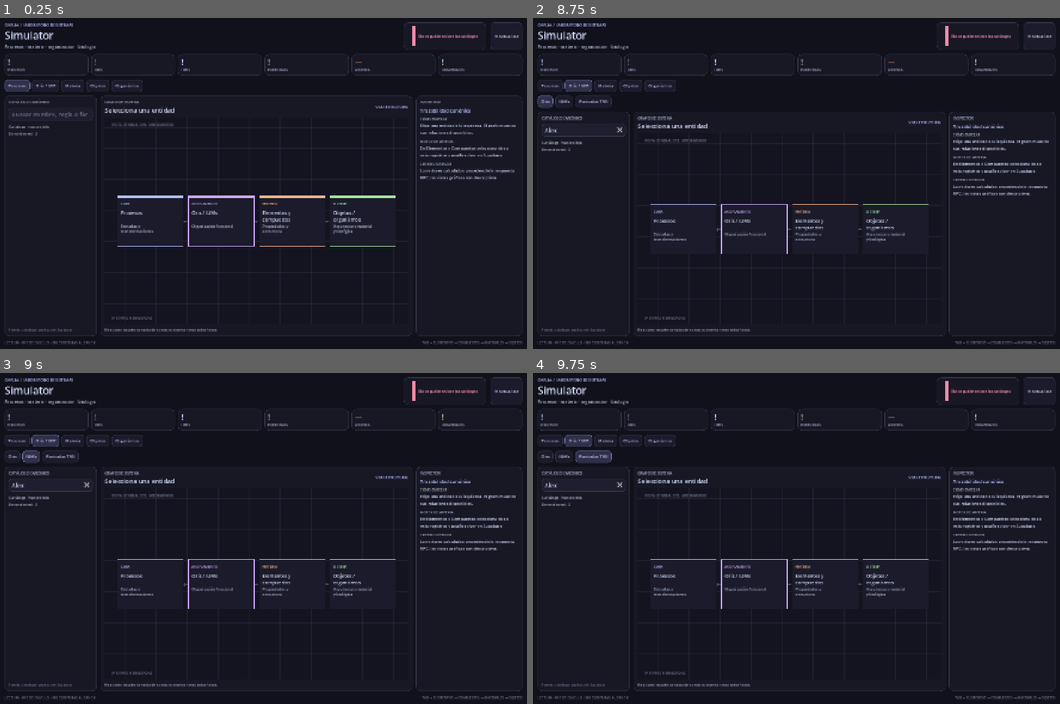
Above: before the commit, frames 1-4 (two rows, left to right).
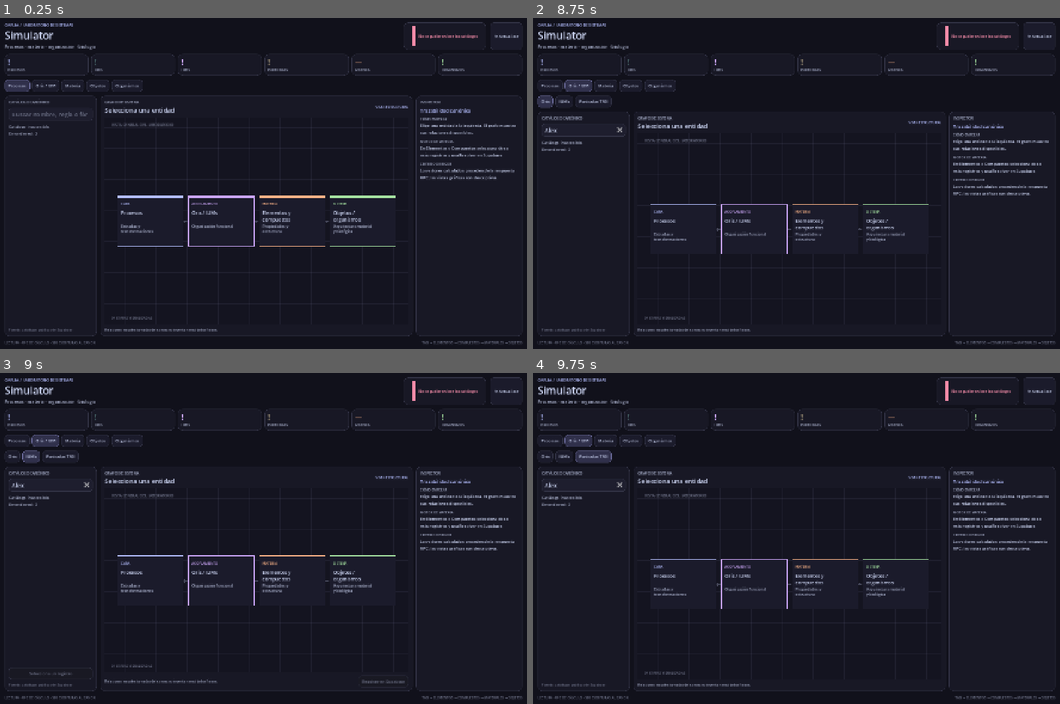
Above: after the commit, the same moments.

Repository: Franilover/Simulator
Game: Godot game, scene res://scenes/main.tscn
The game is run twice, just before and just after one commit, with the same random seed, the same clock (stepped at 60 frames per second) and the same inputs.
Inputs (mouse positions are in pixels of both pictures, inside the frame that each line leads up to):
- Up to frame 1 (0.25 s): no input
- Up to frame 2 (8.75 s): click (585, 113) at 0.52 s; type "Alex" at 0.6 s; click "↻ Actualizar" at 1.25 s; click "Procesos" at 2 s; click "Oris / IUM" at 2.75 s; click "Oris" at 3.5 s; click "Materia" at 4.25 s; click "Objetos" at 5 s; click "Organismos" at 5.75 s; click "↻ Actualizar" at 6.5 s; click "Procesos" at 7.25 s; click "Oris / IUM" at 8 s
- Up to frame 3 (9 s): click "IUMs" at 8.75 s
- Up to frame 4 (9.75 s): click "Partículas TASI" at 9.5 s

Frames 1-2 are identical in both runs. In frame 3, 1.9% of the frame differs, in the area x 1-78%, y 55-95%; in frame 4, nothing differs.

Commit message:
Add non-persistent IUM assembly and Eterium process lab

Diff:
--- a/scripts/simulator.gd
+++ b/scripts/simulator.gd
@@ -126,6 +126,14 @@
 var count_labels: Dictionary = {}
 var selection_button: Button
 var simulate_button: Button
+var process_lab_panel: PanelContainer
+var process_oris_option: OptionButton
+var process_time_model: OptionButton
+var process_k_input: SpinBox
+var process_duration_input: SpinBox
+var process_practice_input: SpinBox
+var process_context_input: TextEdit
+var process_run_button: Button
 var result_panel: PanelContainer
 var result_label: Label
 var graph_title: Label
@@ -292,6 +300,67 @@
 	simulate_button.visible = false
 	actions.add_child(simulate_button)
 
+	process_lab_panel = _panel()
+	process_lab_panel.visible = false
+	center.add_child(process_lab_panel)
+	var process_lab_content := VBoxContainer.new()
+	process_lab_content.add_theme_constant_override("separation", 6)
+	process_lab_panel.add_child(_with_margin(process_lab_content, 9))
+	process_lab_content.add_child(_label("RESOLVER PROCESO · DEMANDA DE ETERIUM", 9, TEAL))
+	var process_options := HBoxContainer.new()
+	process_options.add_theme_constant_override("separation", 7)
+	process_lab_content.add_child(process_options)
+	var oris_column := VBoxContainer.new()
+	oris_column.add_theme_constant_override("separation", 3)
+	oris_column.size_flags_horizontal = Control.SIZE_EXPAND_FILL
+	process_options.add_child(oris_column)
+	oris_column.add_child(_label("ORIS COMPATIBLE CON EL PROCESO", 9, MUTED))
+	process_oris_option = OptionButton.new()
+	process_oris_option.add_theme_stylebox_override("normal", _field_style())
+	process_oris_option.add_theme_color_override("font_color", TEXT_COLOR)
+	oris_column.add_child(process_oris_option)
+	var model_column := VBoxContainer.new()
+	model_column.add_theme_constant_override("separation", 3)
+	model_column.custom_minimum_size.x = 150
+	process_options.add_child(model_column)
+	model_column.add_child(_label("MODELO TEMPORAL", 9, MUTED))
+	process_time_model = OptionButton.new()
+	for temporal_model in ["PULSO", "CONSTANTE", "CRECIENTE", "DECRECIENTE"]:
+		process_time_model.add_item(temporal_model)
+	process_time_model.select(0)
+	process_time_model.add_theme_stylebox_override("normal", _field_style())
+	process_time_model.add_theme_color_override("font_color", TEXT_COLOR)
+	model_column.add_child(process_time_model)
+
+	var parameter_row := HBoxContainer.new()
+	parameter_row.add_theme_constant_override("separation", 10)
+	process_lab_content.add_child(parameter_row)
+	process_k_input = _spinbox(0.0, 1000000000.0, 0.1, 0.0)
+	process_duration_input = _spinbox(0.0, 1000000000.0, 0.1, 1.0)
+	process_practice_input = _spinbox(0.0, 1.0, 0.05, 1.0)
+	parameter_row.add_child(_labeled_control("k temporal", process_k_input))
+	parameter_row.add_child(_labeled_control("Duración (s)", process_duration_input))
+	parameter_row.add_child(_labeled_control("Práctica · 0–1", process_practice_input))
+
+	var context_row := VBoxContainer.new()
+	context_row.add_theme_constant_override("separation", 3)
+	process_lab_content.add_child(context_row)
+	context_row.add_child(_label("CONTEXTO / RESOLUCIÓN FÍSICA · JSON", 9, MUTED))
+	process_context_input = TextEdit.new()
+	process_context_input.custom_minimum_size.y = 62
+	process_context_input.placeholder_text = "{\"masa_objetivo\": 2, \"temperatura_inicial\": 300}"
+	process_context_input.text = "{}"
+	process_context_input.wrap_mode = TextEdit.LINE_WRAPPING_BOUNDARY
+	process_context_input.add_theme_color_override("font_color", TEXT_COLOR)
+	process_context_input.add_theme_stylebox_override("normal", _field_style())
+	process_context_input.add_theme_stylebox_override("focus", _field_style(true))
+	context_row.add_child(process_context_input)
+	var process_actions := HBoxContainer.new()
+	process_actions.alignment = BoxContainer.ALIGNMENT_END
+	process_lab_content.add_child(process_actions)
+	process_run_button = _button("Calcular demanda en Supabase", Callable(self, "_run_process_eterium"), true)
+	process_actions.add_child(process_run_button)
+
 	result_panel = _panel()
 	result_panel.visible = false
 	result_panel.custom_minimum_size.y = 112
@@ -345,6 +414,7 @@
 	_get_catalog("organismos", "/rest/v1/organismos?select=id,nombre,descripcion,tipo_organismo,nivel_conciencia,propiedades_calculadas,estado_calculo,material_id,organismo_base_id,clado_id&order=orden.asc&limit=250")
 
 	_get_relation("oris_demanda", "/rest/v1/v_oris_demanda_eterium_v2?select=oris_id,nombre,dominio,formula,tareas,n_iums,n_uniones,unidades_organizacion,demanda_eterium_organizacion,unidad_eterium,formula_demanda,modelo&order=orden.asc&limit=100")
+	_get_relation("process_oris", "/rest/v1/oris_procesos?select=oris_id,proceso_id,oris(id,nombre,orden)&activo=eq.true&limit=2000")
 	_get_relation("process_laws", "/rest/v1/proceso_leyes_cuantitativas_v1?select=id,proceso_id,clave,modelo,formula,magnitudes_requeridas,descripcion,estado&limit=1000")
 	_get_relation("process_models", "/rest/v1/proceso_modelos_resolucion_v1?select=id,proceso_id,clave,modo,formula,magnitudes_requeridas,descripcion,estado&limit=1000")
 	_get_relation("process_law_variables", "/rest/v1/proceso_ley_variables_v1?select=ley_id,variable_clave,obligatorio,magnitudes_fisicas(clave,nombre,simbolo,dimension)&limit=1500")
@@ -433,6 +503,8 @@
 			push_warning("Relación " + key + ": " + message)
 		_render_graph()
 		_render_inspector()
+		_refresh_process_oris()
+		_refresh_actions()
 		return
 
 	if tag.begins_with("rpc:"):
@@ -619,6 +691,7 @@
 	_render_catalog()
 	_render_graph()
 	_render_inspector()
+	_refresh_process_oris()
 	_refresh_actions()
 
 
@@ -645,7 +718,7 @@
 func _refresh_actions() -> void:
 	if not is_instance_valid(selection_button) or not is_instance_valid(simulate_button):
 		return
-	var supports_selection := current_key == "elementos" or current_key == "compuestos"
+	var supports_selection := current_key == "elementos" or current_key == "compuestos" or current_key == "iums"
 	selection_button.visible = supports_selection
 	if selected.is_empty():
 		selection_button.text = "Selecciona un registro"
@@ -655,10 +728,41 @@
 		selection_button.disabled = ident.is_empty()
 		selection_button.text = ("Quitar de selección" if selected_ids.has(ident) else "Incluir en selección") + " · " + str(selected_ids.size())
 	simulate_button.visible = supports_selection
-	simulate_button.disabled = selected_ids.size() < 2
+	var required_count := 1 if current_key == "iums" else 2
+	simulate_button.disabled = selected_ids.size() < required_count
+	if is_instance_valid(process_lab_panel):
+		process_lab_panel.visible = current_key == "procesos" and not selected.is_empty()
+	if is_instance_valid(process_run_button):
+		process_run_button.disabled = selected.is_empty() or process_oris_option.item_count == 0
 
 
 func _run_simulation() -> void:
+	if current_key == "iums":
+		if selected_ids.is_empty():
+			_show_result("Incluye al menos un IUM en el montaje.")
+			return
+		var components: Array[Dictionary] = []
+		for index in range(selected_ids.size()):
+			components.append({
+				"ium_id": selected_ids[index],
+				"rol": "componente",
+				"posicion": "X",
+				"orden": index + 1
+			})
+		var links: Array[Dictionary] = []
+		for index in range(selected_ids.size() - 1):
+			links.append({
+				"origen": selected_ids[index],
+				"destino": selected_ids[index + 1],
+				"tipo_union": "dirigida"
+			})
+		_set_status("Evaluando organización IUM en Supabase…", YELLOW)
+		_request("rpc:ium", "/rest/v1/rpc/simular_organizacion_ium_v1", HTTPClient.METHOD_POST, {
+			"p_componentes": components,
+			"p_enlaces": links,
+			"p_contexto": {"origen": "Simulator", "modo": "experimental_no_persistente"}
+		})
+		return
 	if selected_ids.size() < 2:
 		_show_result("Selecciona al menos dos registros.")
 		return
@@ -670,6 +774,65 @@
 		_request("rpc:material", "/rest/v1/rpc/simular_material_desde_compuestos", HTTPClient.METHOD_POST, {"p_compuesto_ids": selected_ids})
 
 
+func _run_process_eterium() -> void:
+	if selected.is_empty() or current_key != "procesos":
+		_show_result("Selecciona un proceso canónico antes de calcular su demanda.")
+		return
+	if process_oris_option.item_count == 0 or process_oris_option.selected < 0:
+		_show_result("Este proceso no tiene un Oris activo disponible para resolver.")
+		return
+	var context_data: Variant = JSON.parse_string(process_context_input.text)
+	if not context_data is Dictionary:
+		_show_result("El contexto debe ser un objeto JSON válido. Ejemplo: {\"masa_objetivo\": 2}")
+		return
+	var oris_id := str(process_oris_option.get_item_metadata(process_oris_option.selected))
+	var time_model := process_time_model.get_item_text(process_time_model.selected)
+	_set_status("Calculando física y demanda de Eterium en Supabase…", YELLOW)
+	_request("rpc:eterium", "/rest/v1/rpc/calcular_requerimiento_eterium_proceso_v1", HTTPClient.METHOD_POST, {
+		"p_oris_id": oris_id,
+		"p_proceso_id": str(selected.get("id", "")),
+		"p_resolucion": context_data,
+		"p_contexto": context_data,
+		"p_arquetipo_tiempo": time_model,
+		"p_k_tiempo": process_k_input.value,
+		"p_tiempo": process_duration_input.value,
+		"p_factor_practica": process_practice_input.value
+	})
+
+
+func _refresh_process_oris() -> void:
+	if not is_instance_valid(process_oris_option):
+		return
+	process_oris_option.clear()
+	if selected.is_empty() or current_key != "procesos":
+		process_oris_option.add_item("Selecciona un proceso")
+		process_oris_option.set_item_disabled(0, true)
+		return
+	var process_id := str(selected.get("id", ""))
+	var seen: Array[String] = []
+	for mapping in relations.get("process_oris", []):
+		if not mapping is Dictionary or str(mapping.get("proceso_id", "")) != process_id:
+			continue
+		var oris_id := str(mapping.get("oris_id", ""))
+		var oris_value: Variant = mapping.get("oris", {})
+		if oris_value is Array and not oris_value.is_empty():
+			oris_value = oris_value[0]
+		if not oris_value is Dictionary:
+			continue
+		var oris_name := str(oris_value.get("nombre", "Oris"))
+		if oris_id.is_empty() or seen.has(oris_id):
+			continue
+		seen.append(oris_id)
+		process_oris_option.add_item(oris_name)
+		process_oris_option.set_item_metadata(process_oris_option.item_count - 1, oris_id)
+	if process_oris_option.item_count == 0:
+		process_oris_option.add_item("Sin Oris activo vinculado")
+		process_oris_option.set_item_disabled(0, true)
+	else:
+		process_oris_option.select(0)
+	_refresh_actions()
+
+
 func _show_result(message: String) -> void:
 	result_panel.visible = true
 	result_label.text = message
@@ -680,12 +843,43 @@
 	var detail := JSON.stringify(data, " ")
 	if data is Dictionary:
 		state = str(data.get("estado", data.get("status", state)))
+	var nodes: Array = []
+	if tag == "rpc:ium" and data is Dictionary:
+		var components: Array = data.get("componentes", [])
+		for index in range(mini(components.size(), 2)):
+			var component: Dictionary = components[index]
+			nodes.append({"role": "IUM " + str(index + 1), "title": str(component.get("ium", component.get("ium_id", "IUM"))), "detail": "Salida: " + str(component.get("salida_funcional", "sin salida resuelta")), "color": LAVENDER})
+		if components.size() > 2:
+			nodes.append({"role": "MONTAJE", "title": "+" + str(components.size() - 2) + " IUMs", "detail": "Componentes adicionales del montaje", "color": ACCENT})
+		var candidates: Array = data.get("procesos_candidatos", [])
+		var candidate_names: Array[String] = []
+		for candidate in candidates.slice(0, 3):
+			if candidate is Dictionary:
+				candidate_names.append(str(candidate.get("proceso", "Proceso")))
+		var candidate_summary := ", ".join(candidate_names) if not candidate_names.is_empty() else "Sin patrón completo coincidente"
+		nodes.append({"role": "RESOLUCIÓN", "title": str(data.get("proceso_principal", state)), "detail": candidate_summary, "color": GREEN if state == "simulado" else YELLOW})
+		graph.set_graph(nodes, "ORGANIZACIÓN IUM · EVALUACIÓN NO PERSISTENTE")
+		return
+	if tag == "rpc:eterium" and data is Dictionary:
+		var org_cost := str(data.get("organizacion_proceso_eterium", "no resuelto"))
+		var physical_cost := str(data.get("demanda_fisica_eterium", "no resuelto"))
+		var temporal_cost := str(data.get("costo_temporal_eterium", "no resuelto"))
+		nodes = [
+			{"role": "ORIS", "title": str(data.get("oris", "Oris")), "detail": "Configuración de acoplamiento", "color": LAVENDER},
+			{"role": "PROCESO", "title": str(data.get("proceso", "Proceso")), "detail": "Ley cuantitativa y contexto físico", "color": ACCENT},
+			{"role": "FÍSICA", "title": "Demanda física", "detail": physical_cost + " Eterium", "color": TEAL},
+			{"role": "COSTE", "title": "Eterium estable", "detail": org_cost + " org. + " + temporal_cost + " temporal", "color": ORANGE},
+			{"role": "RESULTADO", "title": state, "detail": "Liberación: " + str(data.get("eterium_liberado_necesario", "no resuelta")), "color": GREEN if state == "calculado" else YELLOW}
+		]
+		graph.set_graph(nodes, "ORIS · LEY FÍSICA · DEMANDA DE ETERIUM")
+		return
 	var title := "Formar compuesto" if tag == "rpc:compuesto" else "Formar material"
-	graph.set_graph([
+	nodes = [
 		{"role": "ENTRADA", "title": str(selected_ids.size()) + " entidades", "detail": "Selección del catálogo canónico", "color": TEAL},
 		{"role": "RPC EXISTENTE", "title": title, "detail": "Resolución delegada a PostgreSQL", "color": ACCENT},
-		{"role": "RESULTADO", "title": state, "detail": detail.substr(0, 100), "color": GREEN if state.to_lower().contains("calcul") else YELLOW}
-	], "EJECUCIÓN REAL · RESPUESTA DE SUPABASE")
+		{"role": "RESULTADO", "title": state, "detail": detail.substr(0, 100), "color": GREEN if state.to_lower().contains("calcul") or state.to_lower().contains("simulad") else YELLOW}
+	]
+	graph.set_graph(nodes, "EJECUCIÓN REAL · RESPUESTA DE SUPABASE")
 
 
 func _render_graph() -> void:
@@ -802,6 +996,29 @@
 	if not is_instance_valid(inspector_content):
 		return
 	_clear(inspector_content)
+	if not last_rpc.is_empty():
+		var response: Variant = last_rpc.get("data", {})
+		var rpc_tag := str(last_rpc.get("tag", ""))
+		inspector_title.text = "Respuesta del motor"
+		if response is Dictionary:
+			_add_detail("Estado", str(response.get("estado", "respuesta recibida")), GREEN if str(response.get("estado", "")).to_lower() in ["calculado", "simulado", "lista_para_ejecucion"] else YELLOW)
+			if rpc_tag == "rpc:ium":
+				_add_detail("Salidas funcionales", _pretty(response.get("salidas", [])), TEAL)
+				_add_detail("Procesos candidatos", _pretty(response.get("procesos_candidatos", [])), LAVENDER)
+				_add_detail("Proceso principal", str(response.get("proceso_principal", "No determinado")))
+			elif rpc_tag == "rpc:eterium":
+				_add_detail("Eterium de organización", str(response.get("organizacion_proceso_eterium", "No resuelto")))
+				_add_detail("Demanda física", str(response.get("demanda_fisica_eterium", "No resuelta")))
+				_add_detail("Coste temporal", str(response.get("costo_temporal_eterium", "No resuelto")))
+				_add_detail("Eterium estable requerido", str(response.get("eterium_estable_requerido", "No resuelto")), TEAL)
+				_add_detail("Eterium liberado necesario", str(response.get("eterium_liberado_necesario", "No resuelto")), GREEN)
+				_add_detail("Fórmulas del motor", _pretty(response.get("formulas", {})))
+			else:
+				for property_key in ["masa", "carga", "volumen_real", "volumen", "densidad_real", "densidad", "estabilidad", "rigidez", "flexibilidad", "dureza", "conductividad", "transparencia", "interaccion", "nota"]:
+					if response.has(property_key):
+						_add_detail(property_key.replace("_", " ").capitalize(), str(response[property_key]))
+			_add_detail("Respuesta íntegra", _pretty(response))
+		return
 	if selected.is_empty():
 		inspector_title.text = "Trazabilidad canónica"
 		_add_detail("Cómo empezar", "Elige una entidad a la izquierda. El grafo muestra sus relaciones disponibles.")
@@ -983,6 +1200,29 @@
 	return str((catalogs.get(key, []) as Array).size())
 
 
+func _spinbox(minimum: float, maximum: float, increment: float, initial: float) -> SpinBox:
+	var spin := SpinBox.new()
+	spin.min_value = minimum
+	spin.max_value = maximum
+	spin.step = increment
+	spin.value = initial
+	spin.allow_greater = false
+	spin.allow_lesser = false
+	spin.size_flags_horizontal = Control.SIZE_EXPAND_FILL
+	spin.add_theme_stylebox_override("normal", _field_style())
+	spin.add_theme_color_override("font_color", TEXT_COLOR)
+	return spin
+
+
+func _labeled_control(title: String, control: Control) -> Control:
+	var column := VBoxContainer.new()
+	column.add_theme_constant_override("separation", 3)
+	column.size_flags_horizontal = Control.SIZE_EXPAND_FILL
+	column.add_child(_label(title, 9, MUTED))
+	column.add_child(control)
+	return column
+
+
 func _button(text_value: String, action: Callable, active: bool = false) -> Button:
 	var button := Button.new()
 	button.text = text_value
